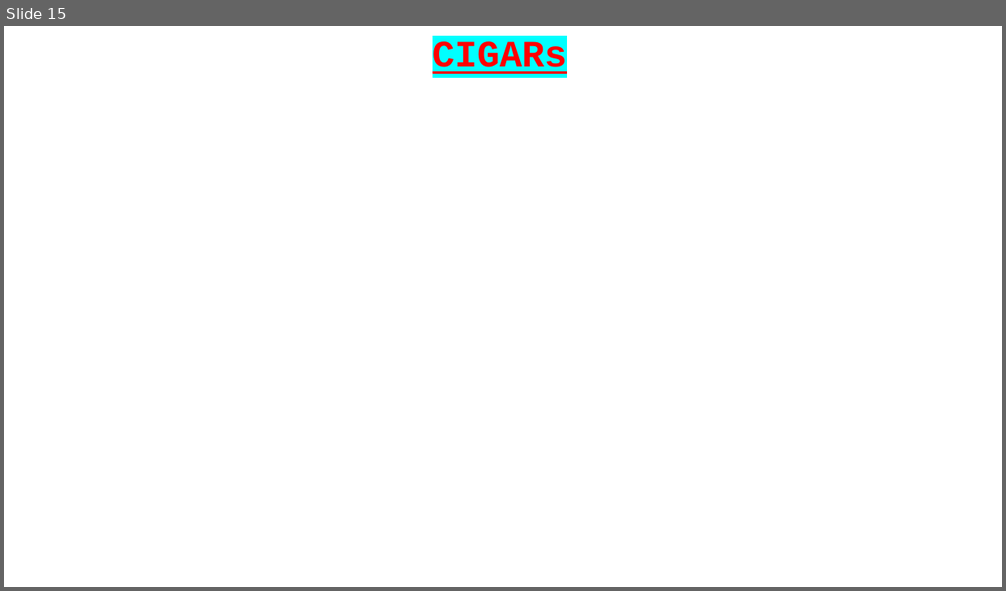
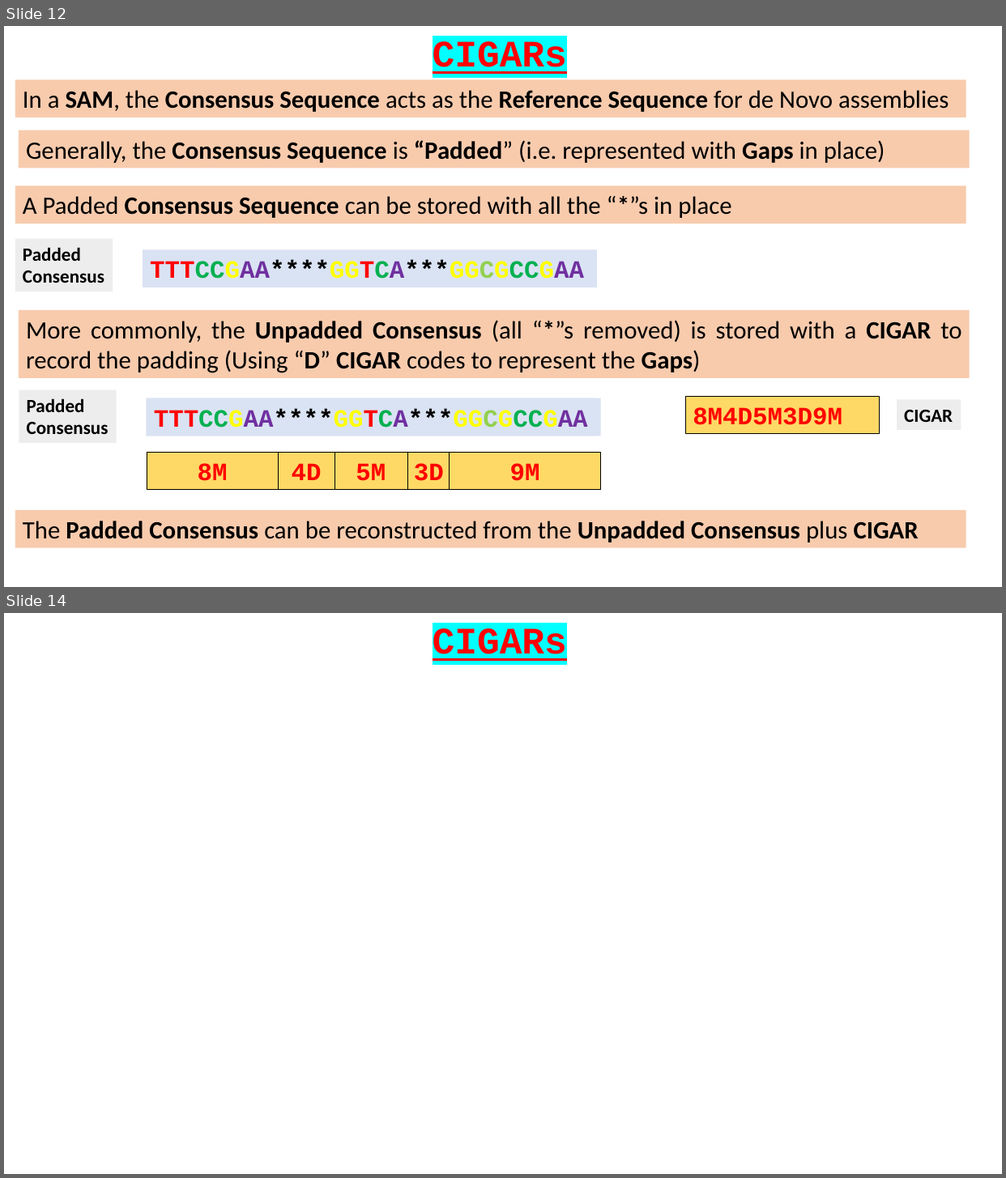
Before and after one commit to BioinformaticsTraining/Introduction-to-Bioinformatics, a slide deck: Flip Presentations/NGS_Intro/02-CIGARS/02-CIGARS.pptx. Shown one above the other, each under a label of ours: slide 15 before the commit, slides 12 and 14 after it; the slides between them are not shown. The pictures are 1006x591 and 1006x1178 pixels, drawn with LibreOffice and Linux fonts; fonts in the diff are those of the drawing. Boxes give left, top, right and bottom in pixels: in the first picture for what was removed or moved away, otherwise in the second. Text is boxed around its words. In the diff, an @@ line names an element or a change of style, - is before the commit and + after.

```diff
--- a/Flip Presentations/NGS_Intro/02-CIGARS/02-CIGARS.pptx
+++ b/Flip Presentations/NGS_Intro/02-CIGARS/02-CIGARS.pptx
@@ slide 12 added at (x1=4, y1=26, x2=1002, y2=587), background #FFFFFF @@
@@ text added at (x1=432, y1=41, x2=567, y2=74), 36 pt, text #FF0000, bold, underline @@
+CIGARs
@@ rectangle added at (x1=15, y1=80, x2=966, y2=118), fill #F8CBAD, 24 pt, text #000000, bold @@
+In a SAM, the Consensus Sequence acts as the Reference Sequence for de Novo assemblies
@@ rectangle added at (x1=19, y1=130, x2=969, y2=168), fill #F8CBAD, 24 pt, text #000000 @@
+Generally, the Consensus Sequence is “Padded” (i.e. represented with Gaps in place)
@@ rectangle added at (x1=15, y1=186, x2=966, y2=224), fill #F8CBAD, 24 pt, text #000000 @@
+A Padded Consensus Sequence can be stored with all the “*”s in place
@@ rectangle added at (x1=15, y1=238, x2=113, y2=292), fill #EDEDED, 18 pt, text #000000, bold @@
+Padded
+Consensus
@@ rectangle added at (x1=143, y1=250, x2=597, y2=288), fill #DAE3F3, 24 pt, text #FFFF00, bold @@
+TTTCCGAA****GGTCA***GGCGCCGAA
@@ rectangle added at (x1=19, y1=310, x2=969, y2=378), fill #F8CBAD, 24 pt, text #000000 @@
+More commonly, the Unpadded Consensus (all “*”s removed) is stored with a CIGAR to record the padding (Using “D” CIGAR codes to represent the Gaps)
@@ rectangle added at (x1=19, y1=390, x2=117, y2=444), fill #EDEDED, 18 pt, text #000000, bold @@
+Padded
+Consensus
@@ rectangle added at (x1=147, y1=399, x2=597, y2=436), fill #DAE3F3, 24 pt, text #FFFF00, bold @@
+TTTCCGAAGGTCAGGCGCCGAA
@@ rectangle added at (x1=147, y1=399, x2=601, y2=436), fill #DAE3F3, 24 pt, text #FFFF00, bold @@
+TTTCCGAA****GGTCA***GGCGCCGAA
@@ rectangle added at (x1=685, y1=396, x2=879, y2=433), fill #FFD966, outline #000000 0.25 pt, 24 pt, text #FF0000, bold @@
+8M4D5M3D9M
@@ rectangle added at (x1=897, y1=399, x2=961, y2=429), fill #EDEDED, 18 pt, text #000000, bold @@
+CIGAR
@@ rectangle added at (x1=147, y1=452, x2=278, y2=489), fill #FFD966, outline #000000 0.25 pt, 24 pt, text #FF0000, bold @@
+8M
@@ rectangle added at (x1=278, y1=452, x2=334, y2=489), fill #FFD966, outline #000000 0.25 pt, 24 pt, text #FF0000, bold @@
+4D
@@ rectangle added at (x1=335, y1=452, x2=407, y2=489), fill #FFD966, outline #000000 0.25 pt, 24 pt, text #FF0000, bold @@
+5M
@@ rectangle added at (x1=404, y1=452, x2=454, y2=489), fill #FFD966, outline #000000 0.25 pt, 24 pt, text #FF0000, bold @@
+3D
@@ rectangle added at (x1=450, y1=452, x2=601, y2=489), fill #FFD966, outline #000000 0.25 pt, 24 pt, text #FF0000, bold @@
+9M
@@ rectangle added at (x1=15, y1=510, x2=966, y2=548), fill #F8CBAD, 24 pt, text #000000, bold @@
+The Padded Consensus can be reconstructed from the Unpadded Consensus plus CIGAR
@@ what was slide 15 is now slide 14 @@
```
Also in this commit, not shown: 3 slides changed, 14 other slides added, 2 slides removed, 2 other files.
